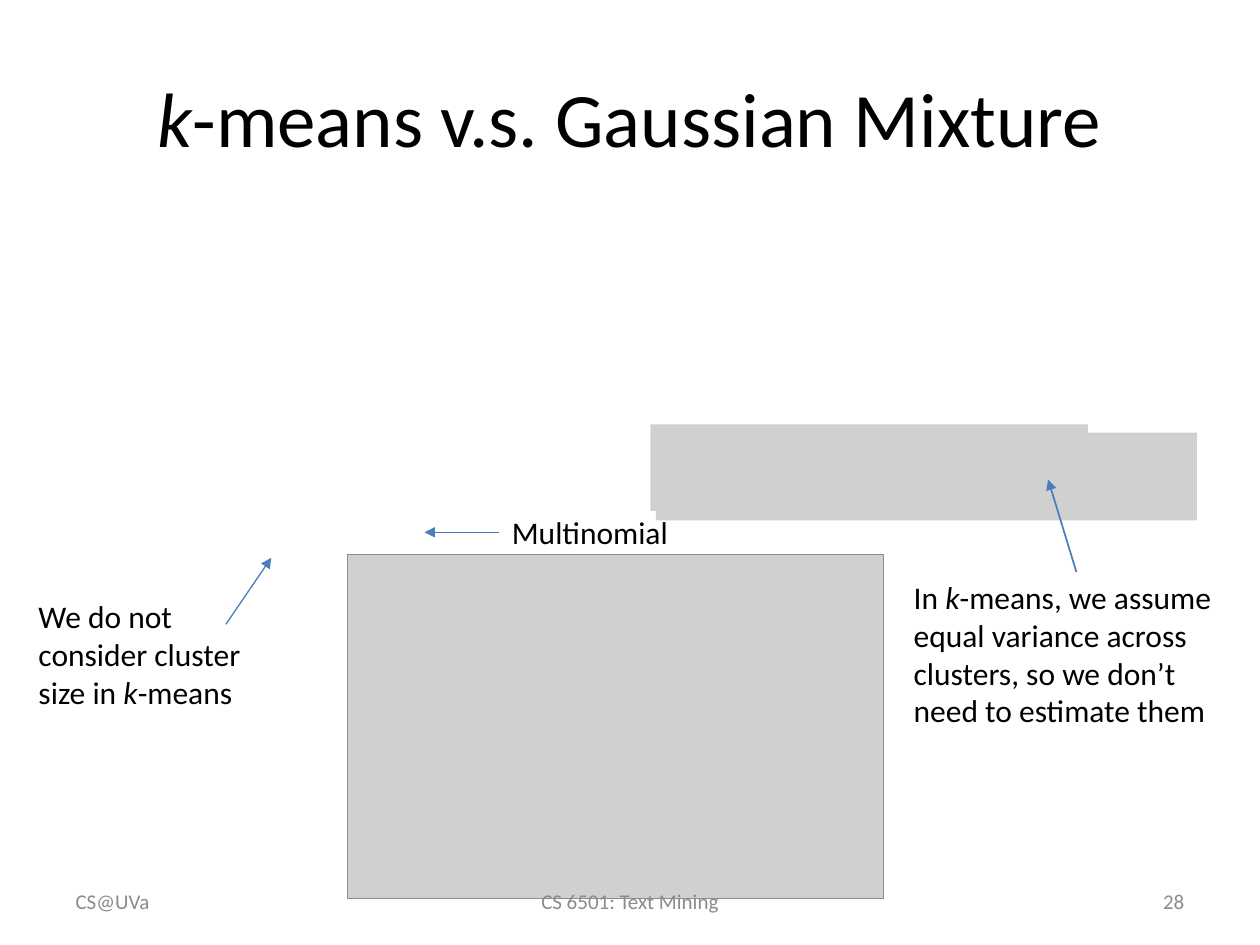
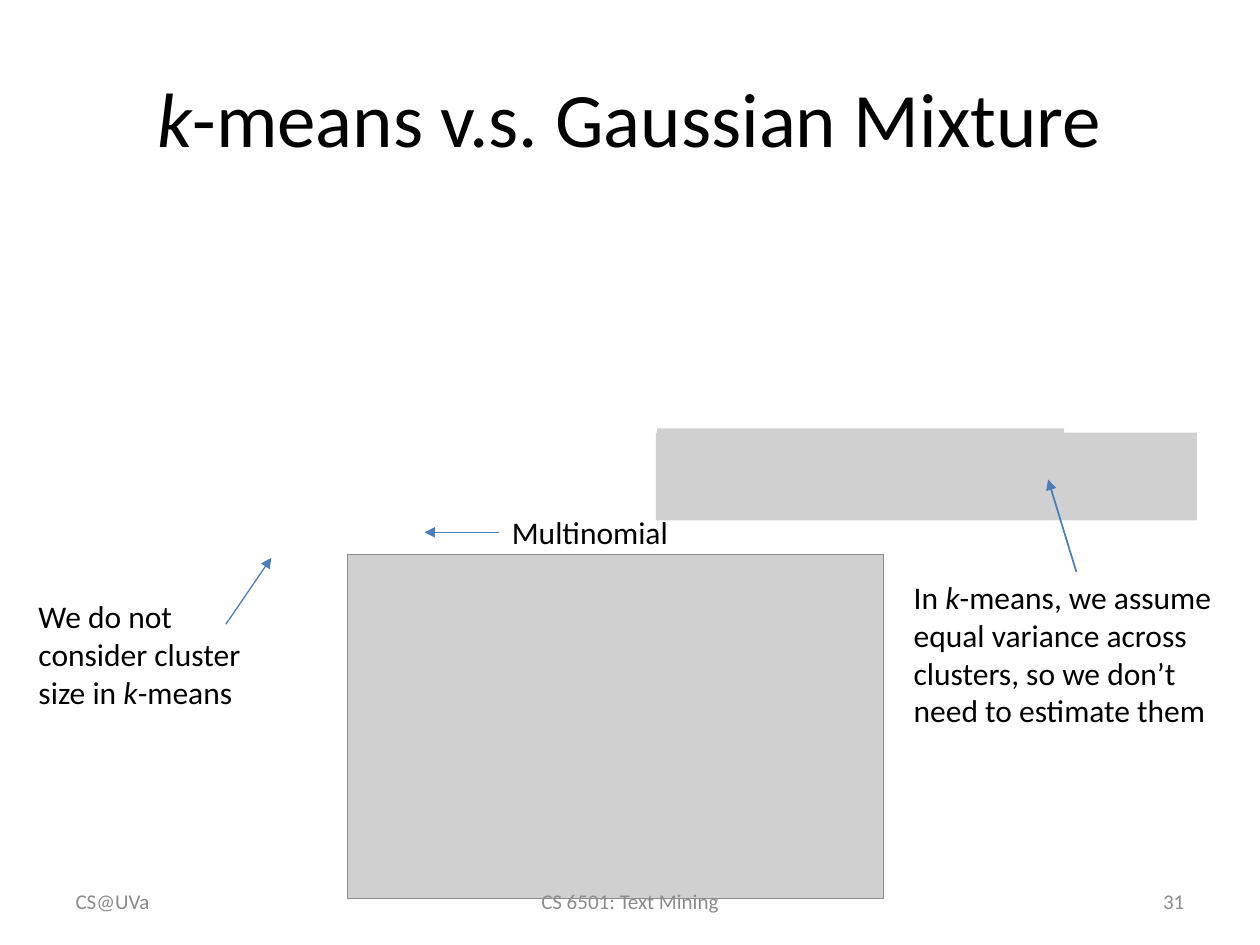
Before and after one commit to wang296/CS6501-Text-Mining, a slide deck: slide 31 of docs/k-means.pptx (slide 28 before the commit). Drawn at 1260x945 pixels with LibreOffice and Linux fonts; fonts in the diff are those of the drawing; grey boxes stand for pictures. Boxes give left, top, right and bottom in pixels: in the first picture for what was removed or moved away, otherwise in the second. Text is boxed around its words. In the diff, an @@ line names an element or a change of style, - is before the commit and + after.

```diff
--- a/docs/k-means.pptx
+++ b/docs/k-means.pptx
@@ picture: place and size @@
-picture at [650, 425, 1087, 512]
+picture at [656, 428, 1063, 515]
@@ page number at [1163, 895, 1184, 909]: text changed @@
-28
+31
```
Also in this commit, not shown: 2 other slides changed, 3 slides added, 8 other files.
